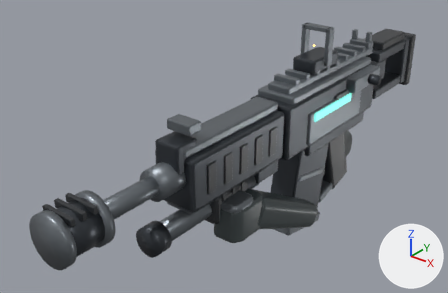
Renders of the Blender file assets_src/PlayerView.blend from each side of a commit.
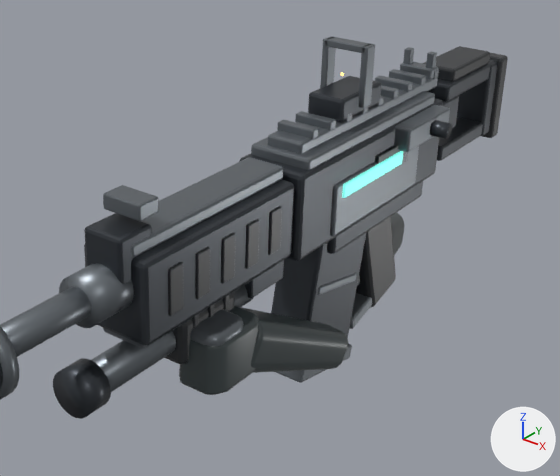
The first picture shows the older version from a 50 mm lens placed at (0.635, -1.074, 0.508), pointed at (-0.12, -0.13, -0.077). The close-ups show the older and then the newer version on the part from 23% to 100% of the width and 0% to 100% of the height of that picture. Only the edits that show in the close-ups are written down. Lighting does not change. The marker at lower right points along +X, +Y and +Z.

The first close-up shows 'Barrel', 'BarrelShroud', 'GasBlock', 'GloveL', 'Handguard', 'HandguardTop', 'KnuckleL', 'MagazineBody', 'MagazineRib', 'PanelR', 'Receiver', 'ReceiverTop', 'ShotgunBrake', 'SleeveL' and 41 more.
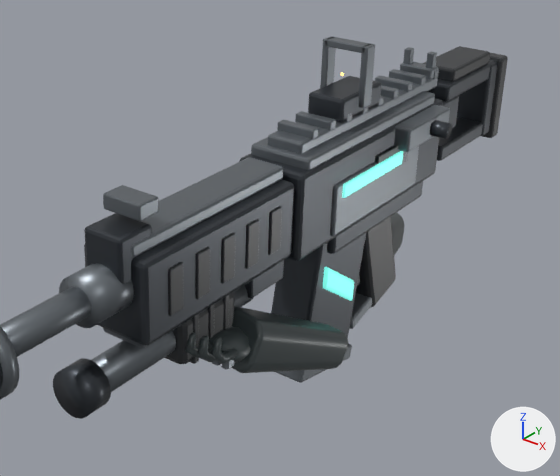
Location of each change, [x1, y1, x2, y2] in pixels of the close-ups (560 x 476 px):
```json
{"object": "GloveL", "change": "reshaped, modifiers changed", "before": [179, 305, 259, 395], "after": [185, 327, 251, 364]}
{"object": "KnuckleL", "change": "reshaped", "before": [190, 309, 244, 346], "after": [201, 358, 235, 369], "on screen": "mostly hidden afterwards"}
{"object": "MagazineRib", "change": "recoloured, rescaled", "before": [318, 273, 356, 295], "after": [323, 267, 354, 301]}
{"part": 2, "of": "me_glovel", "change": "cut back", "before": [179, 306, 259, 395], "after": [186, 327, 251, 364]}
{"part": 4, "of": "me_knucklel", "change": "added", "after": [201, 358, 235, 369], "on screen": "mostly hidden"}
{"part": 5, "of": "me_knucklel", "change": "deleted", "before": [190, 309, 244, 346]}
```

The change, as JSON lines over the scene's bpy script:
```json
{"block": "me_cube_046", "where": "# used by ob_magazinerib; parent = ob_magazine; location = (0.0, 0.0, 0.01)"}
{"op": "remove", "block": "me_cube_046", "code": "me_cube_046.from_pydata(...)  # 56 vertices, 54 faces; spans x -0.033..0.033, y -0.0498..0.0498, z -0.015..0.015"}
{"op": "remove", "block": "me_cube_046", "code": "me_cube_046.materials.append(mat_servicesteel)  # grey #73797e"}
{"op": "add", "block": "me_cube_046", "code": "me_cube_046.from_pydata(...)  # 56 vertices, 54 faces; spans x -0.037..0.037, y -0.0379..0.0379, z -0.0406..0.0406"}
{"block": "me_cube_046", "change": "me_cube_046 part 1: the whole mesh is scaled about its middle by (1.12, 0.76, 2.7)"}
{"op": "add", "block": "me_cube_046", "code": "me_cube_046.materials.append(mat_serviceindicatorglow)  # cyan #69cec2, glowing cyan #69cec2"}
{"block": "me_glovel", "where": "# used by ob_glovel; parent = ob_handl; location = (0.0, -0.025, 0.0)"}
{"op": "remove", "block": "me_glovel", "code": "me_glovel.from_pydata(...)  # 16 vertices, 10 faces; spans x -0.034..0.034, y -0.0505..0.0505, z -0.034..0.034"}
{"op": "add", "block": "me_glovel", "code": "me_glovel.from_pydata(...)  # 240 vertices, 204 faces; spans x -0.053..0.034, y -0.0538..0.0424, z -0.0199..0.0373"}
{"block": "me_glovel", "change": "me_glovel part 2: the whole mesh is rebuilt"}
{"block": "me_glovel", "change": "me_glovel part 3: the surface is now shaded smooth"}
{"block": "me_knucklel", "where": "# used by ob_knucklel; parent = ob_handl; location = (0.0, -0.039, 0.033)"}
{"op": "remove", "block": "me_knucklel", "code": "me_knucklel.from_pydata(...)  # 16 vertices, 10 faces; spans x -0.0285..0.0285, y -0.0315..0.0315, z -0.0105..0.0105"}
{"op": "add", "block": "me_knucklel", "code": "me_knucklel.from_pydata(...)  # 64 vertices, 40 faces; spans x -0.027..0.029, y -0.0115..0.0055, z -0.0385..-0.0295"}
{"block": "me_knucklel", "change": "me_knucklel part 4: 64 vertices added at x -0.027..0.029, y -0.0115..0.0055, z -0.0385..-0.0295"}
{"block": "me_knucklel", "change": "me_knucklel part 5: 16 vertices removed from x -0.0285..0.0285, y -0.0315..0.0315, z -0.0105..0.0105"}
{"op": "remove", "block": "ob_glovel", "code": "_m = ob_glovel.modifiers.new('Machined edges', 'BEVEL')"}
{"op": "remove", "block": "ob_glovel", "code": "_m.width = 0.008"}
{"op": "remove", "block": "ob_glovel", "code": "_m.width_pct = 0.008"}
{"op": "remove", "block": "ob_glovel", "code": "_m.segments = 2"}
{"op": "remove", "block": "ob_glovel", "code": "_m.harden_normals = True"}
{"op": "remove", "block": "ob_glovel", "code": "_m = ob_glovel.modifiers.new('Panel normals', 'WEIGHTED_NORMAL')"}
```
